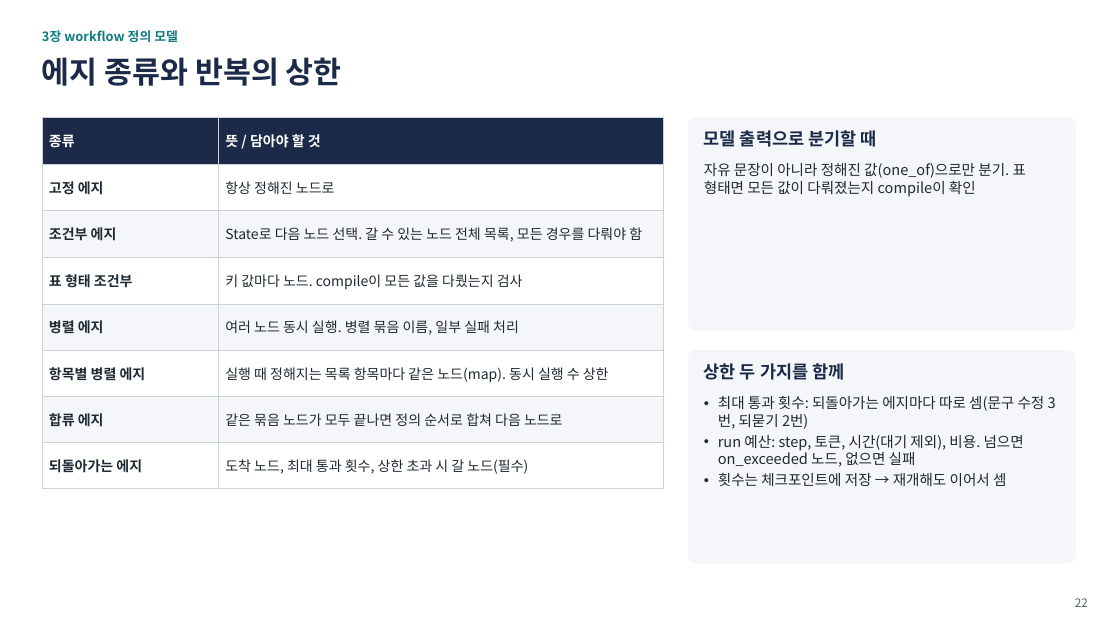
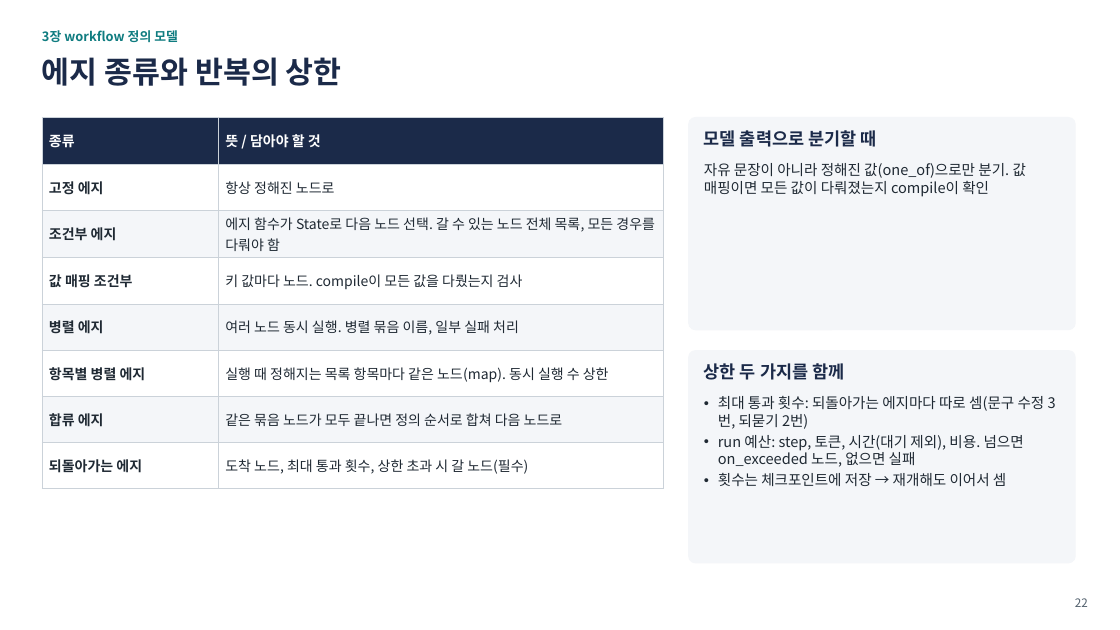
Before and after one commit to iwindfree/ai-agent-framework-architecture, a slide deck: slide 22 of AI_Agent_Workflow_Framework_Summary.pptx. Drawn at 1120x630 pixels with LibreOffice and Linux fonts; fonts in the diff are those of the drawing. Boxes give left, top, right and bottom in pixels: in the first picture for what was removed or moved away, otherwise in the second. Text is boxed around its words. In the diff, an @@ line names an element or a change of style, - is before the commit and + after.

```diff
--- a/AI_Agent_Workflow_Framework_Summary.pptx
+++ b/AI_Agent_Workflow_Framework_Summary.pptx
@@ table at <box>42,118,664,478</box> @@
-row 3, column 2: State로 다음 노드 선택. 갈 수 있는 노드 전체 목록, 모든 경우를 다뤄야 함
+row 3, column 2: 에지 함수가 State로 다음 노드 선택. 갈 수 있는 노드 전체 목록, 모든 경우를 다뤄야 함
-row 4, column 1: 표 형태 조건부
+row 4, column 1: 값 매핑 조건부
@@ text at <box>704,163,1026,197</box>: text changed @@
-자유 문장이 아니라 정해진 값(one_of)으로만 분기. 표 형태면 모든 값이 다뤄졌는지 compile이 확인
+자유 문장이 아니라 정해진 값(one_of)으로만 분기. 값 매핑이면 모든 값이 다뤄졌는지 compile이 확인
```
Also in this commit, not shown: 2 other slides changed, 1 other file.
